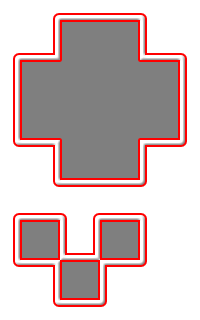
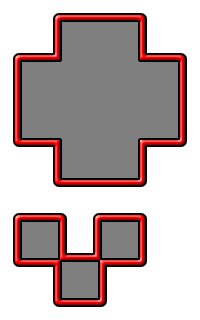
Revision of a layered 200 x 320 image; what changed, layer by layer:
painted on "Фигура 1" over 15, 15, 185, 305
